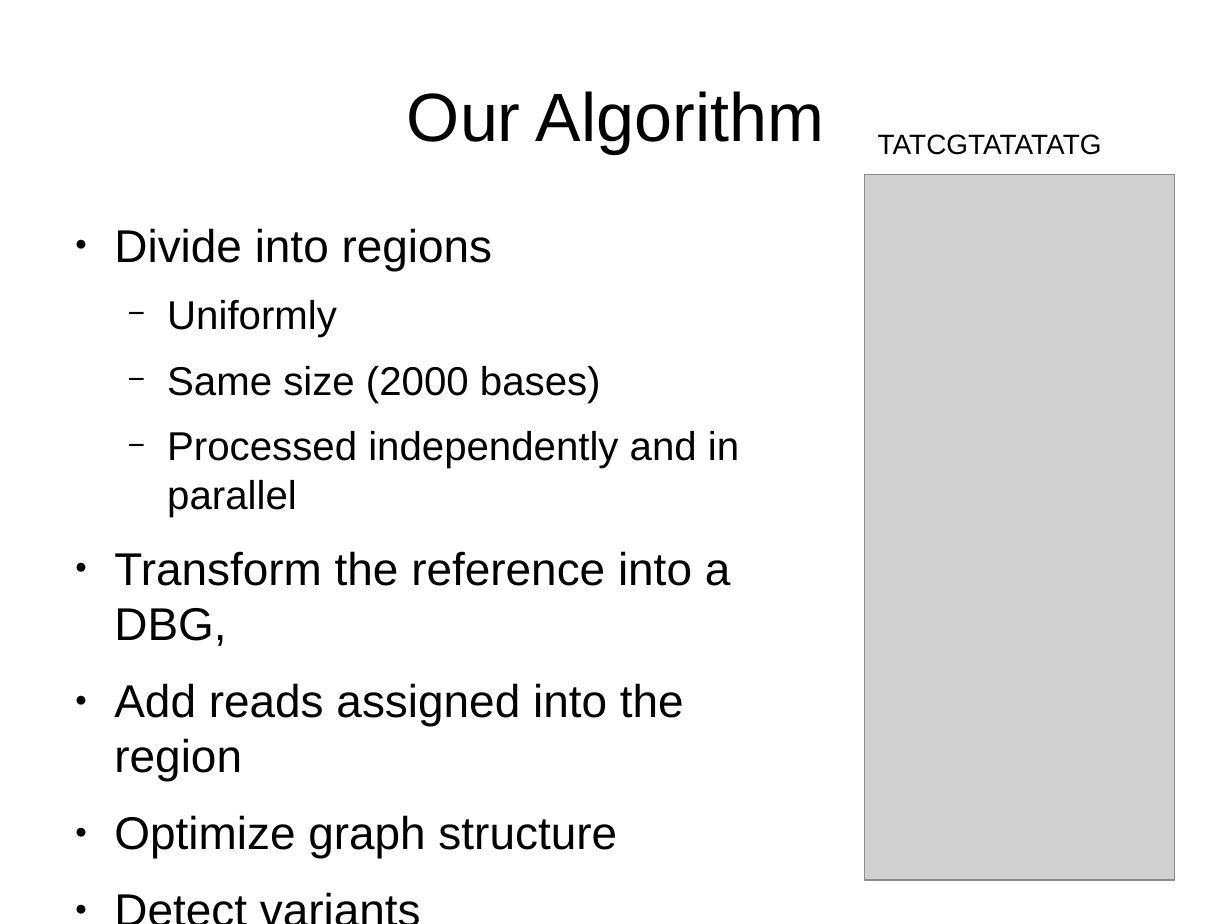
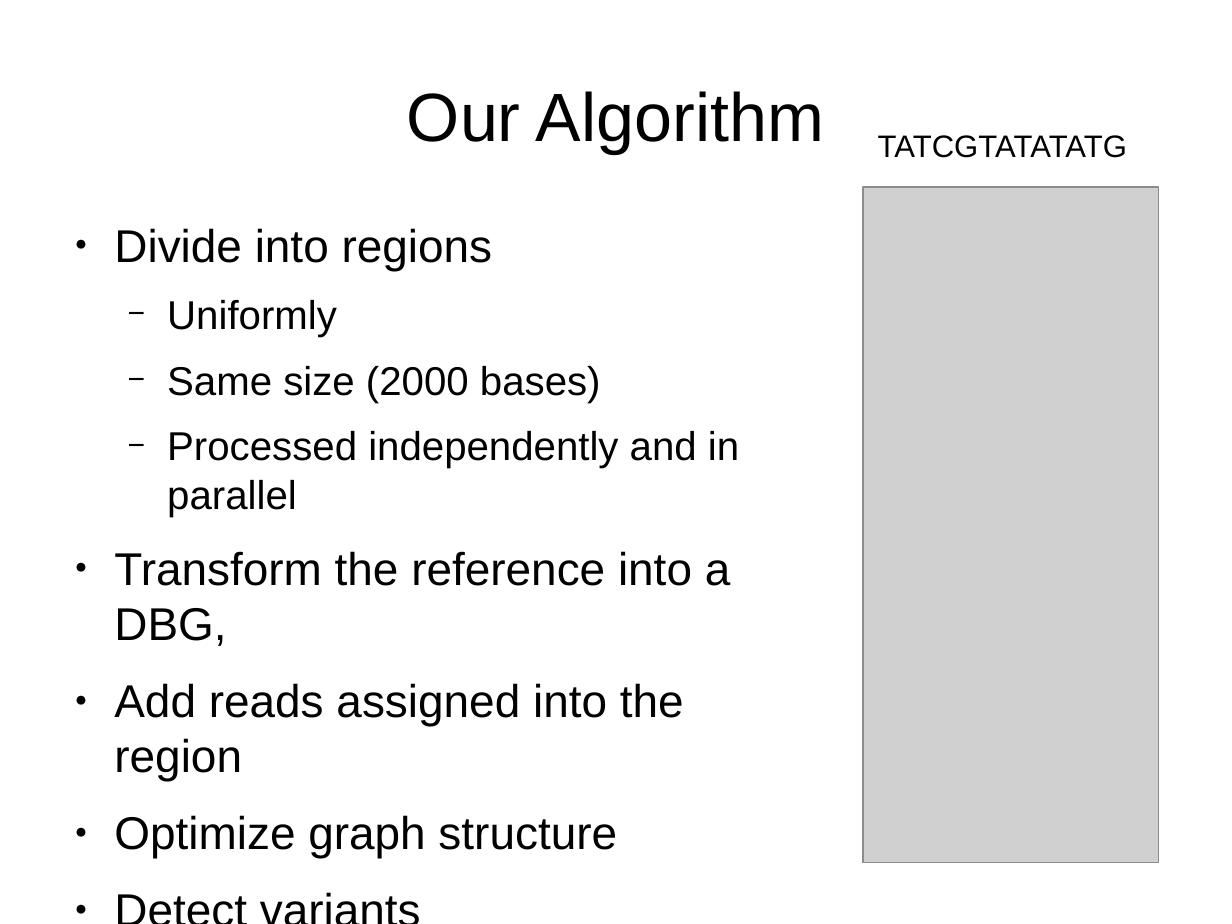
Before and after one commit to MartinDrab/Genetics, a slide deck: slide 4 of ppt/obhajoba/obhajoba.odp. Drawn at 1232x924 pixels with LibreOffice and Linux fonts; fonts in the diff are those of the drawing; grey boxes stand for pictures. Boxes give left, top, right and bottom in pixels: in the first picture for what was removed or moved away, otherwise in the second. Text is boxed around its words. In the diff, an @@ line names an element or a change of style, - is before the commit and + after.

```diff
--- a/ppt/obhajoba/obhajoba.odp
+++ b/ppt/obhajoba/obhajoba.odp
@@ text "TATCGTATATATG" at (878,135,1127,158): size 18 to 20 pt @@
@@ picture: place and size @@
-picture at (864,174,1175,881)
+picture at (863,187,1159,862)
```
Also in this commit, not shown: 1 other slide changed, 3 other files.
